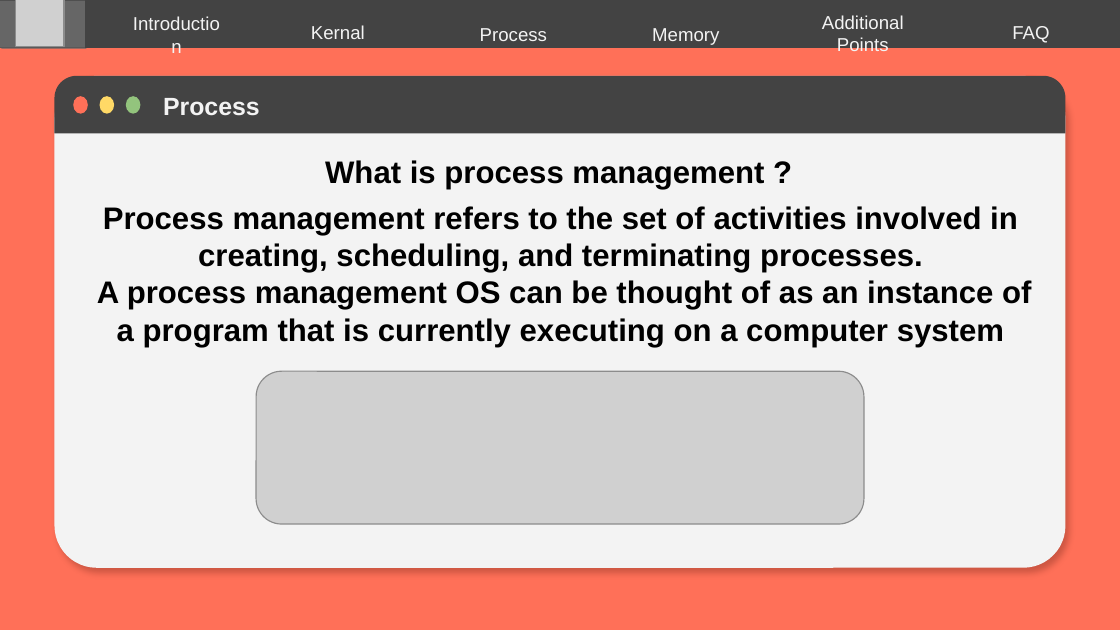
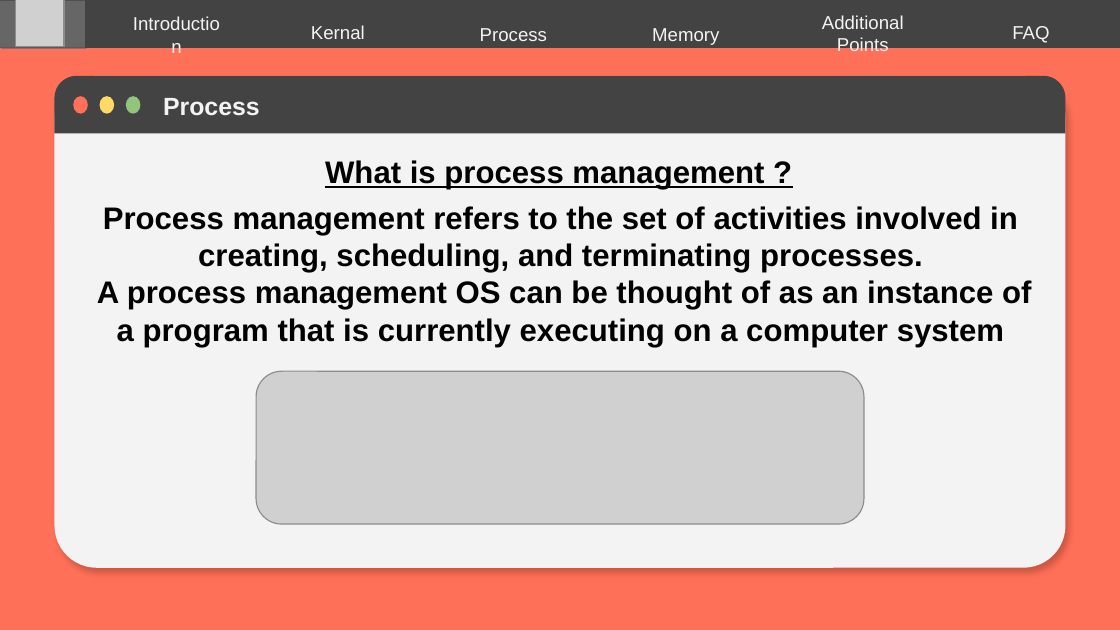
Before and after one commit to MahmoudEssam707/Operating-System, a slide deck: slide 24 of Presentaion on FreeBSD/FreeBSD.pptx. Drawn at 1120x630 pixels with LibreOffice and Linux fonts; fonts in the diff are those of the drawing; grey boxes stand for pictures. Boxes give left, top, right and bottom in pixels: in the first picture for what was removed or moved away, otherwise in the second. Text is boxed around its words. In the diff, an @@ line names an element or a change of style, - is before the commit and + after.

```diff
--- a/Presentaion on FreeBSD/FreeBSD.pptx
+++ b/Presentaion on FreeBSD/FreeBSD.pptx
@@ text "What is process management ?" at box(325, 160, 764, 190): underline on @@
```
Also in this commit, not shown: 5 other slides changed, 6 slides added, 1 other file.
